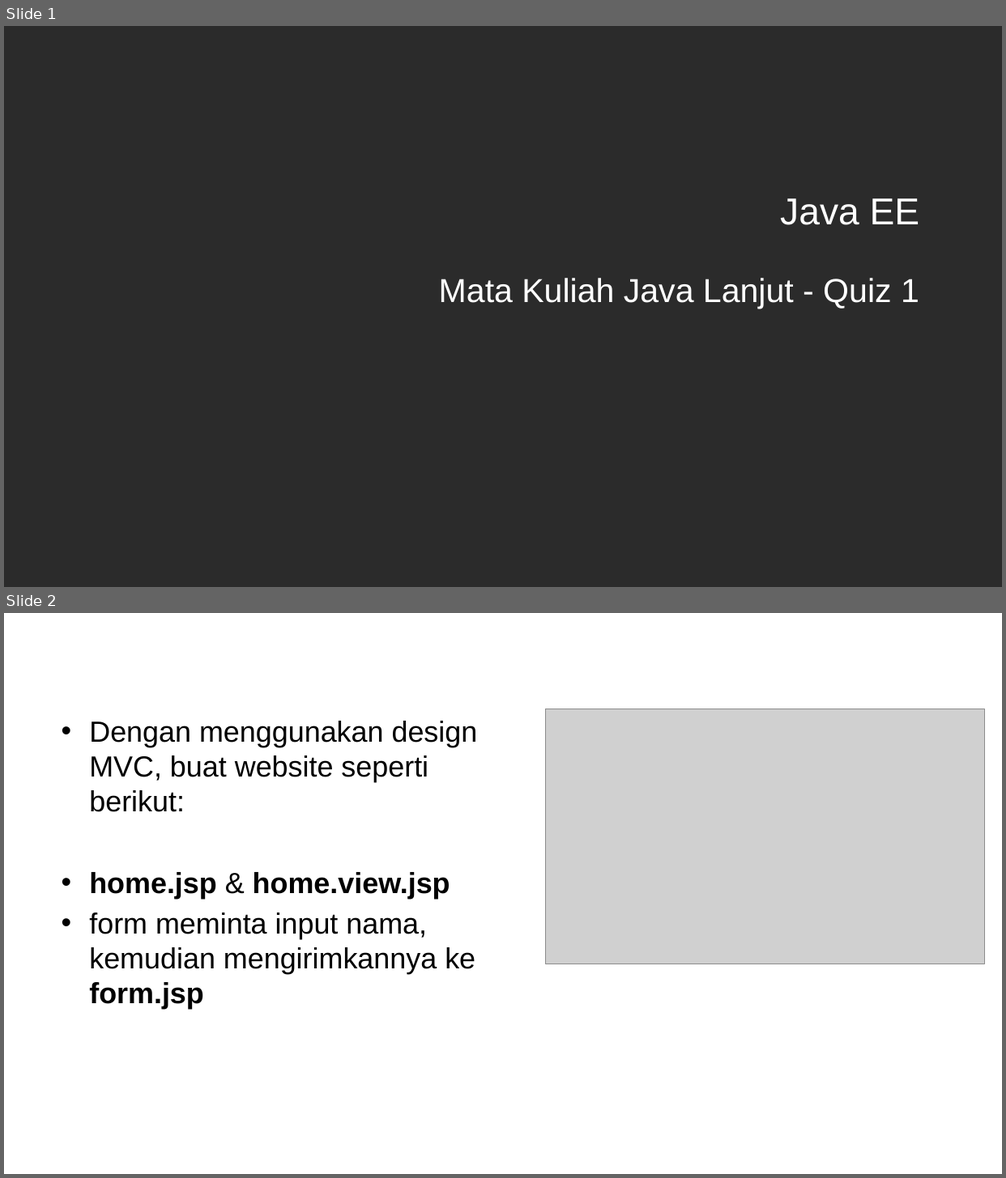
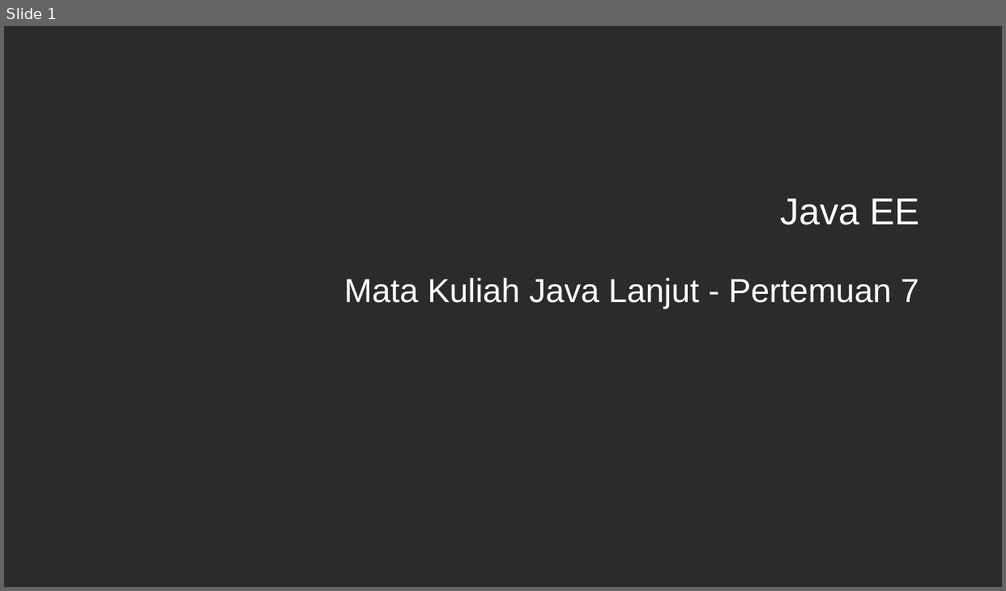
Before and after one commit to ruang-belajar/java-ee, a slide deck: docs/res/Java EE - Pertemuan 7.pptx. Shown one above the other, each under a label of ours: slides 1 and 2 before the commit, slide 1 after it. The pictures are 1006x1178 and 1006x591 pixels, drawn with LibreOffice and Linux fonts; fonts in the diff are those of the drawing; grey boxes stand for pictures; background and template pictures are left out; a plain dark background stands for a picture behind light text. Boxes give left, top, right and bottom in pixels: in the first picture for what was removed or moved away, otherwise in the second. Text is boxed around its words. In the diff, an @@ line names an element or a change of style, - is before the commit and + after.

```diff
--- a/docs/res/Java EE - Pertemuan 7.pptx
+++ b/docs/res/Java EE - Pertemuan 7.pptx
@@ slide 2 removed at bbox=[4, 613, 1002, 1174], background picture (left out) @@
@@ title removed at bbox=[54, 628, 953, 677] @@
-Quiz 1
@@ picture removed at bbox=[546, 709, 985, 964] @@
@@ text removed at bbox=[89, 721, 478, 1009] @@
-• Dengan menggunakan design MVC, buat website seperti berikut:
-• home.jsp & home.view.jsp
-• form meminta input nama, kemudian mengirimkannya ke form.jsp
@@ slide 1 changed as well @@
@@ subtitle at bbox=[344, 278, 919, 309]: text changed @@
-Mata Kuliah Java Lanjut - Quiz 1
+Mata Kuliah Java Lanjut - Pertemuan 7
```
Also in this commit, not shown: 14 slides added, 2 other slides removed, 5 other files.
